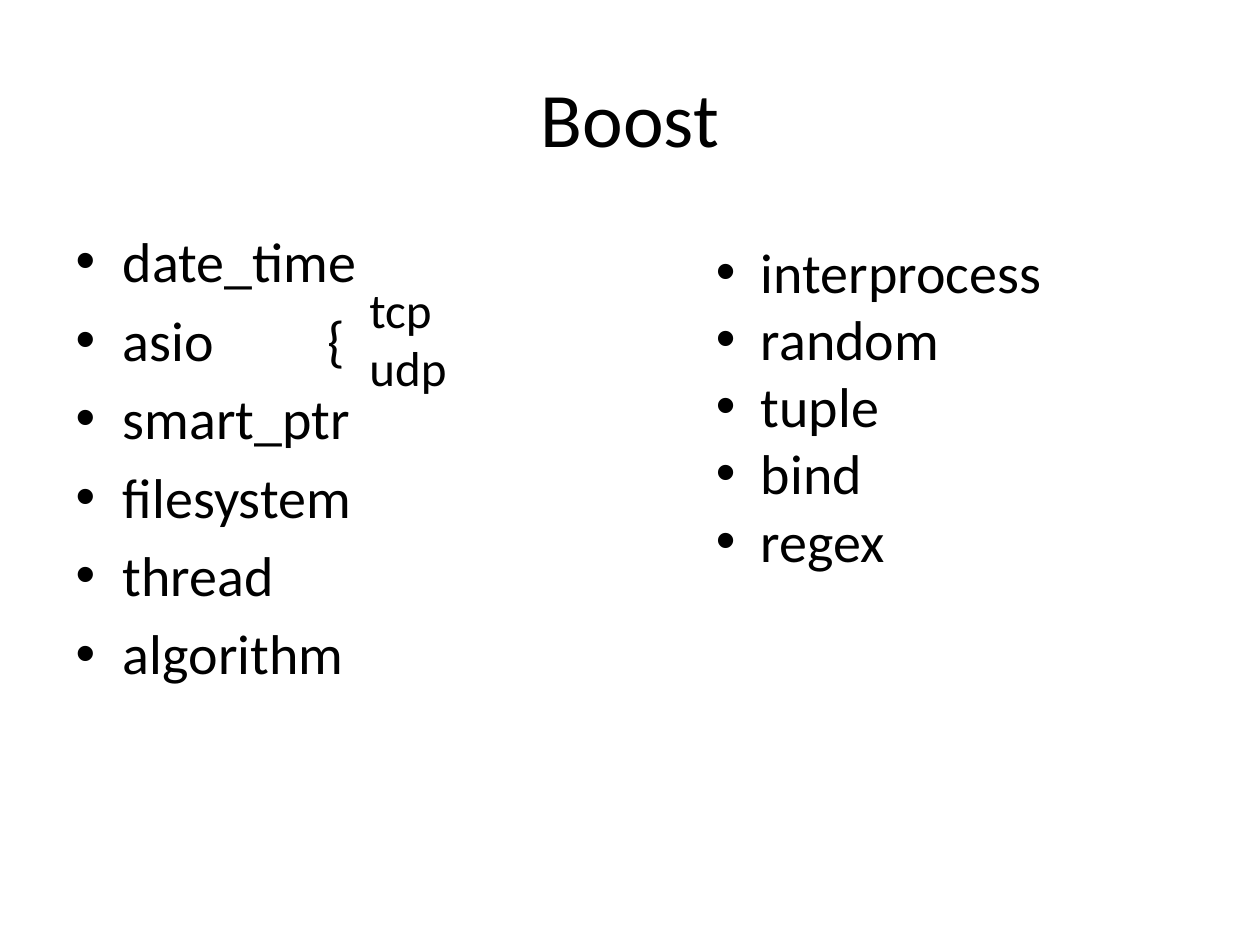
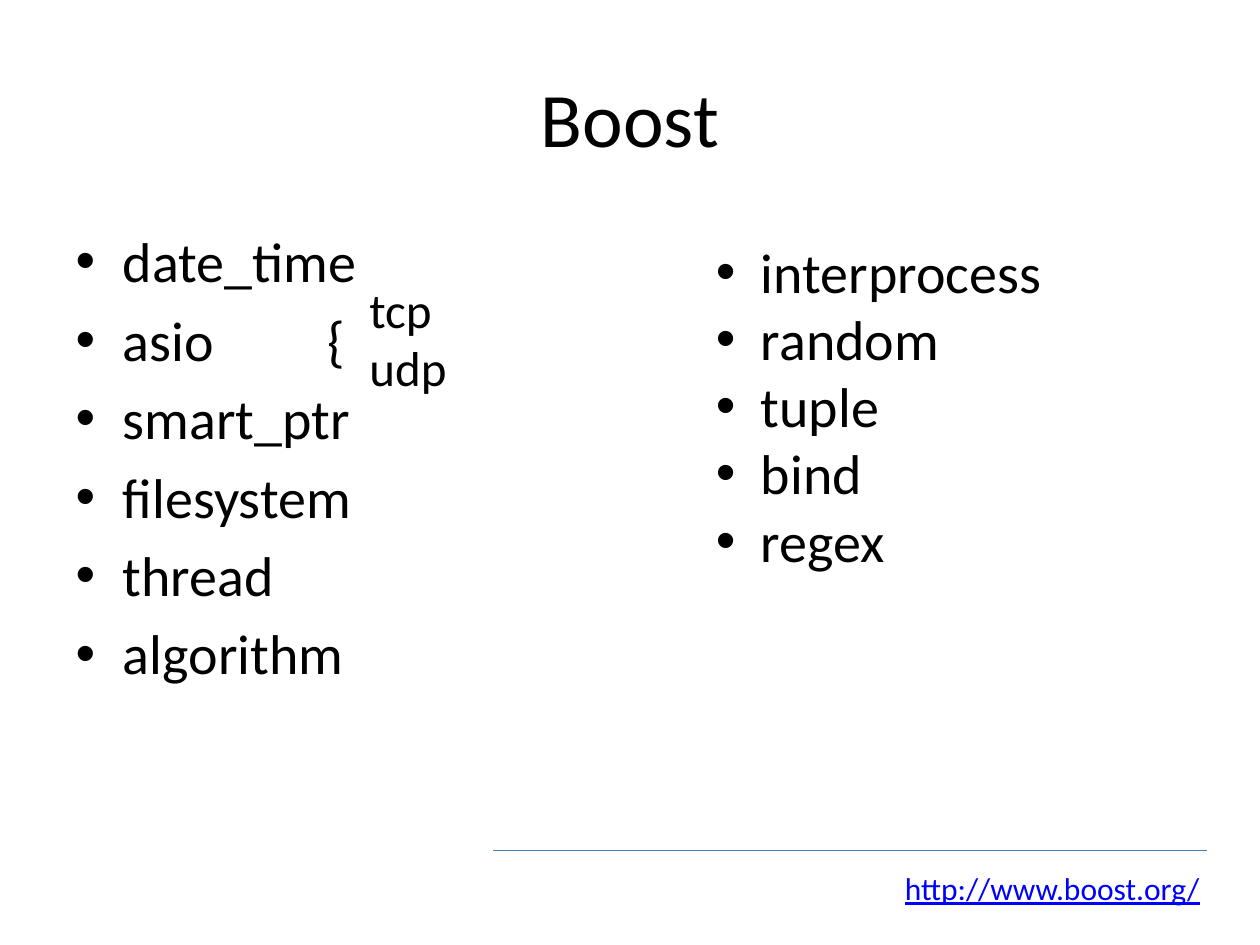
Before and after one commit to tscherkas/cpp_craft_1013, a slide deck: slide 12 of lections/cpp_craft_lec_2_pre.pptx. Drawn at 1260x945 pixels with LibreOffice and Linux fonts; fonts in the diff are those of the drawing. Boxes give left, top, right and bottom in pixels: in the first picture for what was removed or moved away, otherwise in the second. Text is boxed around its words. In the diff, an @@ line names an element or a change of style, - is before the commit and + after.

```diff
--- a/lections/cpp_craft_lec_2_pre.pptx
+++ b/lections/cpp_craft_lec_2_pre.pptx
@@ line added from (494, 850) to (1207, 850), #4B7EBC 0.75 pt @@
@@ text added at (905, 878, 1199, 906), 18 pt, text #0000FF, underline @@
+http://www.boost.org/
```
Also in this commit, not shown: 11 other slides changed, 1 slide added, 1 other file.
